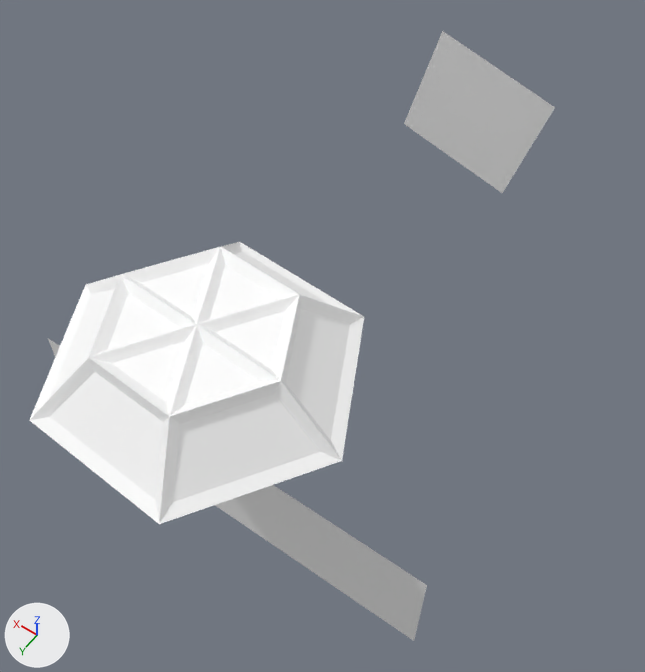
Renders of the Blender file ScnIntro.blend from each side of a commit.
One viewpoint serves both versions: a 50 mm camera at (-2.43, 2.18, 5.08) aimed at (-0.12, -1.06, 0.0). Arrows for +X, +Y and +Z are at lower left; the lights stay in place. Both versions are drawn at frame 83 of the action 'Flare'; the numbers are the values there.

The first picture shows 'Diamond', 'Diamond.001', 'Flare', 'NameBGStudios'.
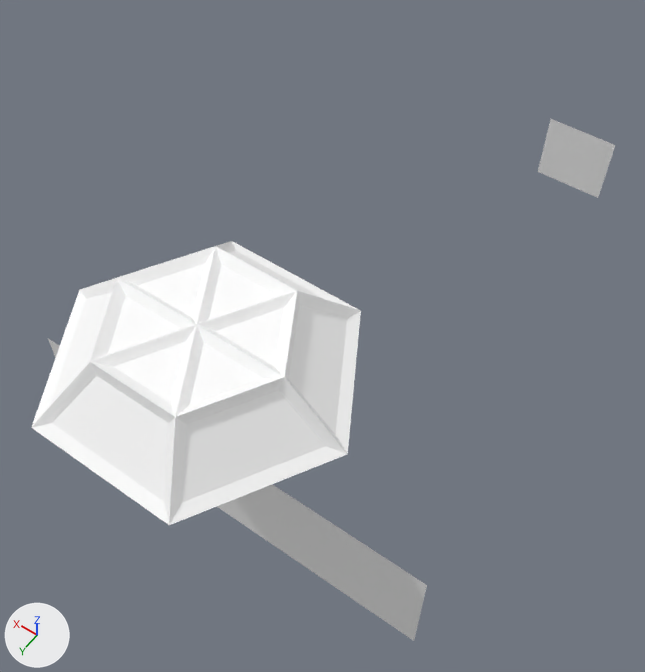
ob_diamondaxis is not drawn itself; it is the parent of ob_diamond, ob_diamond_001.

What differs and where, as boxes (x1, y1, x2, y2) in the pictures (645 x 672 px):
'Diamond', turned: before (49, 251, 350, 502); after (49, 250, 347, 503)
'Diamond.001', turned: before (30, 242, 364, 524); after (31, 241, 361, 525)
'Flare', moved, rescaled, turned: before (404, 31, 555, 193); after (538, 119, 615, 198)

Edits to the bpy script that builds the scene:
```text
Change ob_flare:
    ob_flare.rotation_euler: (0.0, 1.314, 0.0) -> (0.0, 0.0, 0.0)  # degrees (0, 75, 0) -> degrees (0, 0, 0)
    ob_flare.location: (-0.155, -3.0, 0.729) -> (-0.996, -3.0, 0.729)
    ob_flare.scale: (0.494, 0.494, 0.494) -> (0.25, 0.25, 0.25)
Change ob_diamondaxis:
    ob_diamondaxis.rotation_euler: (0.0, 0.0, 8.327) -> (0.0, 0.0, 9.425)  # degrees (0, 0, 117) -> degrees (0, 0, 180)
```
